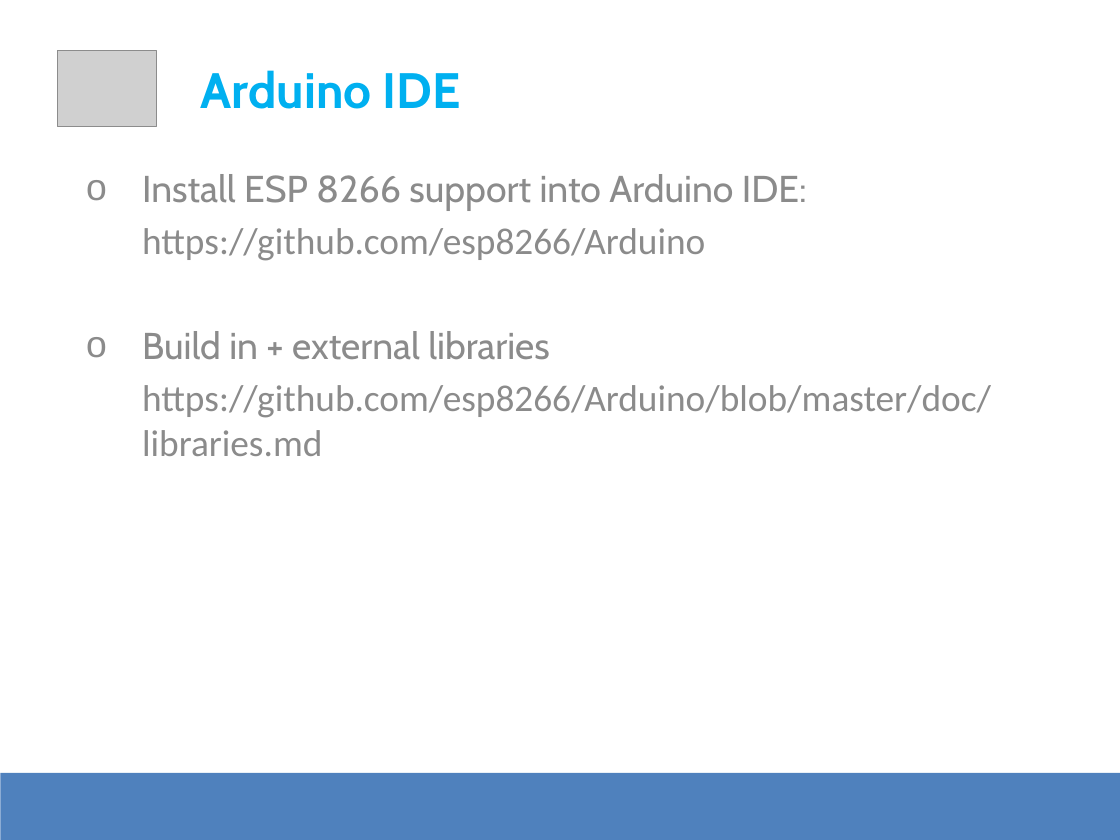
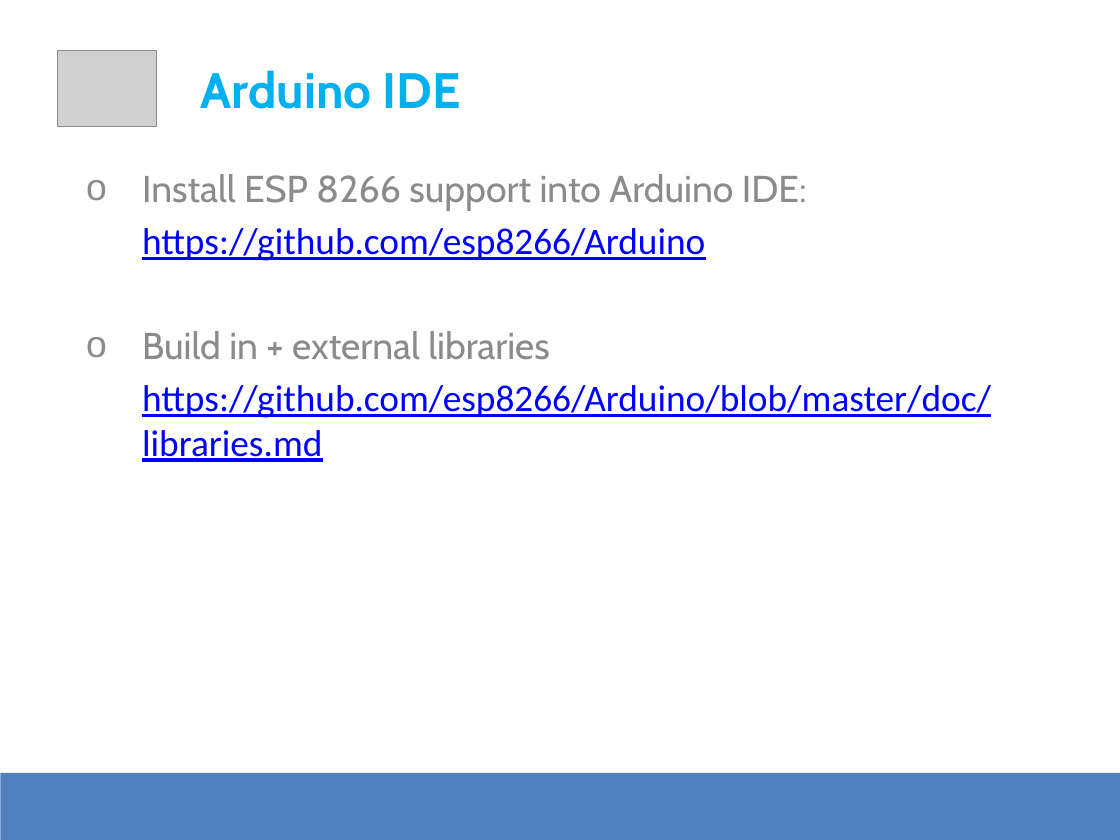
Before and after one commit to apolo-11/es-workshop-esp8266, a slide deck: slide 21 of DevSession - ESP8266.pptx. Drawn at 1120x840 pixels with LibreOffice and Linux fonts; fonts in the diff are those of the drawing; grey boxes stand for pictures. Boxes give left, top, right and bottom in pixels: in the first picture for what was removed or moved away, otherwise in the second. Text is boxed around its words. In the diff, an @@ line names an element or a change of style, - is before the commit and + after.

Commit message:
presentation update

```diff
--- a/DevSession - ESP8266.pptx
+++ b/DevSession - ESP8266.pptx
@@ text at (142, 228, 991, 462): text colour #8C8C8C to #0000FF, underline on in "https://github.com/esp8266/Arduino", "https://github.com/esp8266/Arduino/blob/master/doc/libraries ..." @@
```
Also in this commit, not shown: 1 slide added, 1 slide removed.
